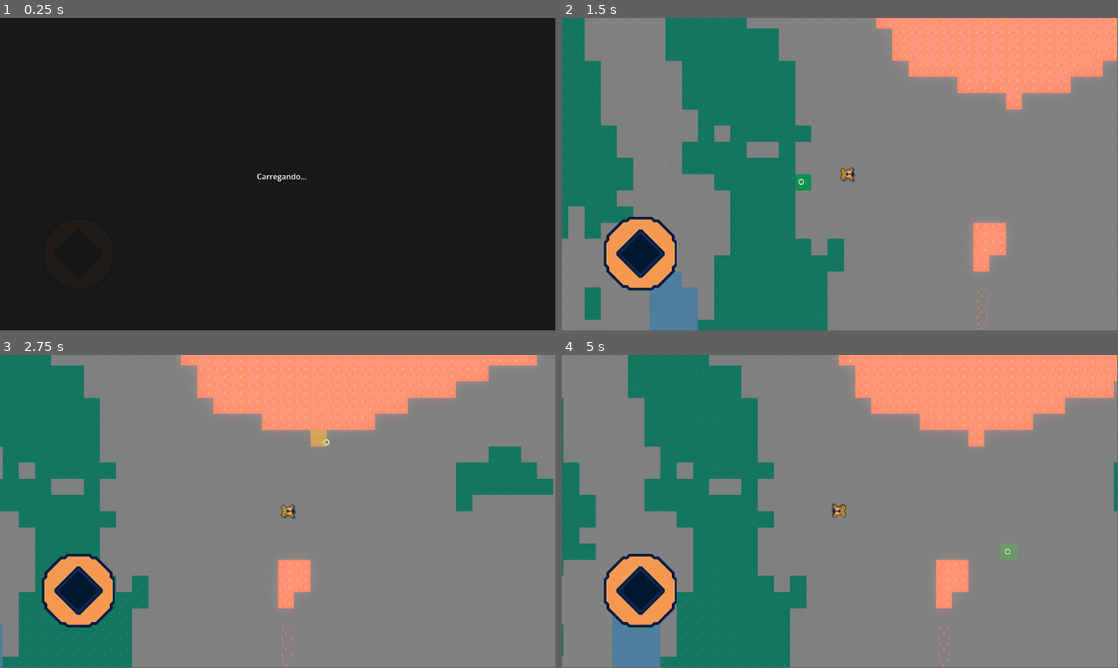
Above: before the commit, frames 1-4 (two rows, left to right).
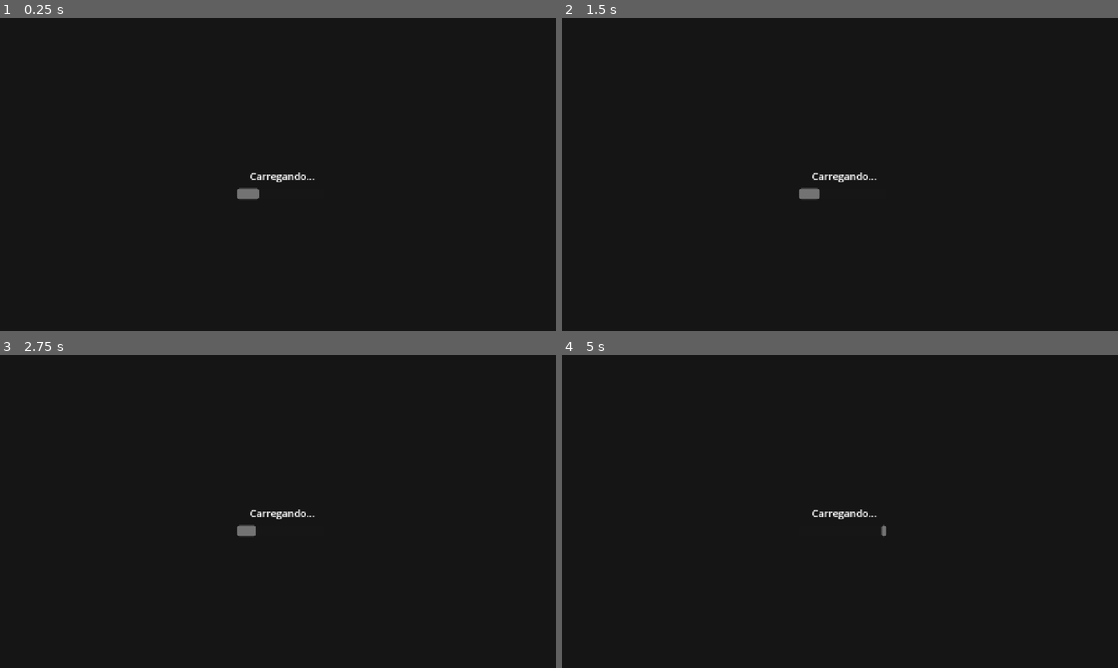
Above: after the commit, the same moments.

Repository: christianfelipesf/Factolyth
Game: Godot game, scene res://scenes/mundo.tscn
The game is run twice, just before and just after one commit, with the same random seed, the same clock (stepped at 60 frames per second) and the same inputs.
Inputs (mouse positions are in pixels of both pictures, inside the frame that each line leads up to):
- Up to frame 1 (0.25 s): no input
- Up to frame 2 (1.5 s): move the mouse to (962, 158) at 0.52 s; press the mouse at (962, 158) at 0.53 s; hold D (move_right) 0.53-1.25 s; release the mouse at (962, 158) at 1.25 s; drag from (728, 190) to (962, 165) at 1.27 s
- Up to frame 3 (2.75 s): move the mouse to (333, 442) at 2.02 s; hold D (move_right) from 2.03 s (still down); hold Right mouse button (remover_objeto) from 2.03 s (still down)
- Up to frame 4 (5 s): release D (move_right) at 2.75 s; release Right mouse button (remover_objeto) at 2.75 s; drag from (812, 574) to (673, 464) at 2.77 s; move the mouse to (1006, 558) at 3.52 s; press the mouse at (1006, 558) at 3.53 s; hold A (move_left) 3.53-4.25 s; release the mouse at (1006, 558) at 4.25 s; drag from (673, 464) to (1006, 552) at 4.27 s
In our replay, the window is 799x449 before the commit and 800x450 after it. These sizes can differ from the game's own. Grey fills any space a smaller window leaves; there, only what the larger window draws over its background counts as a difference.

The runs differ from the first frame. In frame 1, 0.3% of the frame differs, in the area x 42-57%, y 49-58%; in frame 2, 100%; in frame 3, 100%; in frame 4, 100%, in the area x 0-100%, y 0-100%.

Commit message:
final
final

Diff:
--- a/project.godot
+++ b/project.godot
@@ -25,6 +25,10 @@
 [display]
 
 mouse_cursor/custom_image="uid://bxkgmjgs2ofmk"
+window/size/viewport_width=1280
+window/size/viewport_height=720
+window/stretch/mode="canvas_items"
+window/stretch/aspect="keep"
 
 [input]
 
--- a/scenes/carregando.tscn
+++ b/scenes/carregando.tscn
@@ -18,7 +18,7 @@
 offset_top = -11.0
 offset_right = 18.0
 offset_bottom = 29.0
-scale = Vector2(30.502522, 16.820074)
+scale = Vector2(33.296097, 18.926086)
 theme_override_styles/panel = SubResource("StyleBoxFlat_22due")
 
 [node name="Label" type="Label" parent="." unique_id=1053491120]
@@ -30,6 +30,18 @@
 offset_bottom = 4.0
 grow_horizontal = 2
 grow_vertical = 2
+theme_override_font_sizes/font_size = 23
 text = "Carregando..."
 horizontal_alignment = 1
 vertical_alignment = 1
+
+[node name="ProgressBar" type="ProgressBar" parent="." unique_id=8727595]
+layout_mode = 0
+offset_left = 546.0
+offset_top = 392.0
+offset_right = 746.0
+offset_bottom = 417.0
+step = 1.0
+show_percentage = false
+indeterminate = true
+editor_preview_indeterminate = false
--- a/scenes/jogador.tscn
+++ b/scenes/jogador.tscn
@@ -42,7 +42,6 @@
 shape = SubResource("CircleShape2D_uahlj")
 
 [node name="Camera2D" type="Camera2D" parent="." unique_id=1239451589]
-position_smoothing_enabled = true
 position_smoothing_speed = 8.0
 
 [node name="Marker2D" type="Marker2D" parent="." unique_id=1326570300]
--- a/scripts/gerador_mundo.gd
+++ b/scripts/gerador_mundo.gd
@@ -19,10 +19,12 @@
 func _ready() -> void:
 	if semente == 0:
 		semente = randi()
+	if SaveManager != null:
+		SaveManager.mostrar_carregando()
 	call_deferred(&"gerar")
 
-func gerar() -> void:
-	if SaveManager != null:
+func gerar(gerenciar_loading: bool = true) -> void:
+	if gerenciar_loading and SaveManager != null:
 		SaveManager.mostrar_carregando()
 	await get_tree().process_frame
 
@@ -72,7 +74,7 @@
 			cache_vale[idx] = 1.0 - abs(noise_vale.get_noise_2d(px, py))
 			cache_minerio[idx] = noise_minerios.get_noise_2d(x, y)
 			idx += 1
-		if x % 50 == 0:
+		if x % 5 == 0:
 			await get_tree().process_frame
 
 	var deslocamento := Vector2i(-largura / 2, -altura / 2)
@@ -84,6 +86,8 @@
 	idx = 0
 	for x in largura:
 		for y in altura:
+			if x % 5 == 0 and y == 0:
+				await get_tree().process_frame
 			var pos := Vector2i(x + deslocamento.x, y + deslocamento.y)
 			var altura_valor := cache_altura[idx]
 			var detalhe := cache_detalhe[idx]
@@ -126,7 +130,9 @@
 	_limpar_ilhas(cel_lava, LAVA, PEDRA)
 	_limpar_ilhas(cel_agua, AGUA, GRAMA)
 
-	if SaveManager != null:
+	await get_tree().process_frame
+
+	if gerenciar_loading and SaveManager != null:
 		SaveManager.esconder_carregando()
 	print("Mapa gerado (semente: ", semente, ")")
 
@@ -134,7 +140,10 @@
 	if celulas.is_empty():
 		return
 	var conjunto := PackedVector2Array(celulas)
-	for pos in celulas:
+	for i in range(celulas.size()):
+		var pos := celulas[i]
+		if i % 200 == 0:
+			await get_tree().process_frame
 		if solo.get_cell_atlas_coords(pos) != tile_tipo:
 			continue
 		var vizinhos := 0
--- a/scripts/jogador.gd
+++ b/scripts/jogador.gd
@@ -110,6 +110,7 @@
 
 func set_save_data(dados: Dictionary) -> void:
 	velocity = Vector2.ZERO
+	camera.position_smoothing_enabled = false
 	if dados.has("posicao"):
 		var p: Array = dados.posicao
 		global_position = Vector2(p[0], p[1])
@@ -121,3 +122,4 @@
 		_indice_item_atual = dados.item_atual
 		if _indice_item_atual >= 0 and _indice_item_atual < _itens_construcao.size():
 			marker.equipar_item(_itens_construcao[_indice_item_atual])
+	camera.position_smoothing_enabled = true
--- a/scripts/save_manager.gd
+++ b/scripts/save_manager.gd
@@ -85,8 +85,9 @@
 		return
 	var layer := CanvasLayer.new()
 	layer.layer = 128
+	layer.process_mode = PROCESS_MODE_ALWAYS
 	var fundo := ColorRect.new()
-	fundo.color = Color(0, 0, 0, 0.9)
+	fundo.color = Color(0, 0, 0, 1.0)
 	fundo.set_anchors_and_offsets_preset(Control.PRESET_FULL_RECT)
 	layer.add_child(fundo)
 	var tela := CENA_CARREGANDO.instantiate()
@@ -110,19 +111,23 @@
 	if mapa == null:
 		return
 	mapa.semente = semente
-	await mapa.gerar()
+	await mapa.gerar(false)
 
-	for est in estruturas:
-		_instanciar_estrutura(est)
+	for i in range(estruturas.size()):
+		_instanciar_estrutura(estruturas[i])
+		if i % 10 == 0:
+			await get_tree().process_frame
 
 func _coletar_jogador() -> Dictionary:
-	var jogador := get_tree().current_scene.get_node_or_null("Jogador/player")
+	var cena = get_tree().current_scene
+	var jogador := cena.get_node_or_null("Jogador")
 	if jogador == null or not jogador.has_method("get_save_data"):
 		return {}
 	return jogador.get_save_data()
 
 func _restaurar_jogador(dados: Dictionary) -> void:
-	var jogador := get_tree().current_scene.get_node_or_null("Jogador/player")
+	var cena = get_tree().current_scene
+	var jogador := cena.get_node_or_null("Jogador")
 	if jogador == null or not jogador.has_method("set_save_data"):
 		return
 	jogador.set_save_data(dados)
